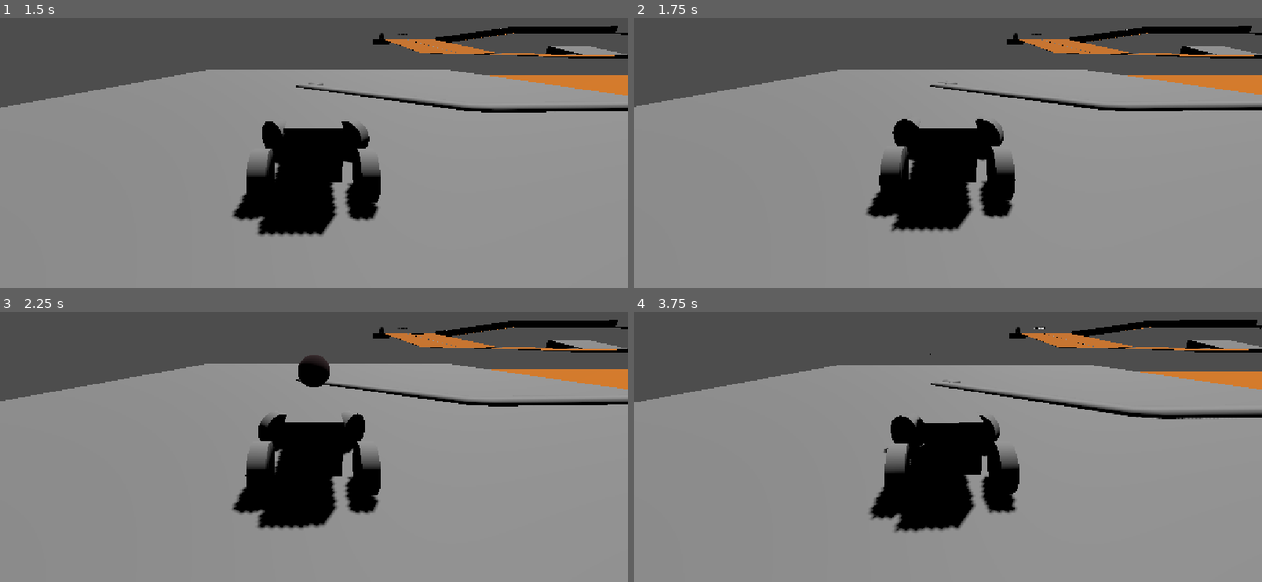
Above: before the commit, frames 1-4 (two rows, left to right).
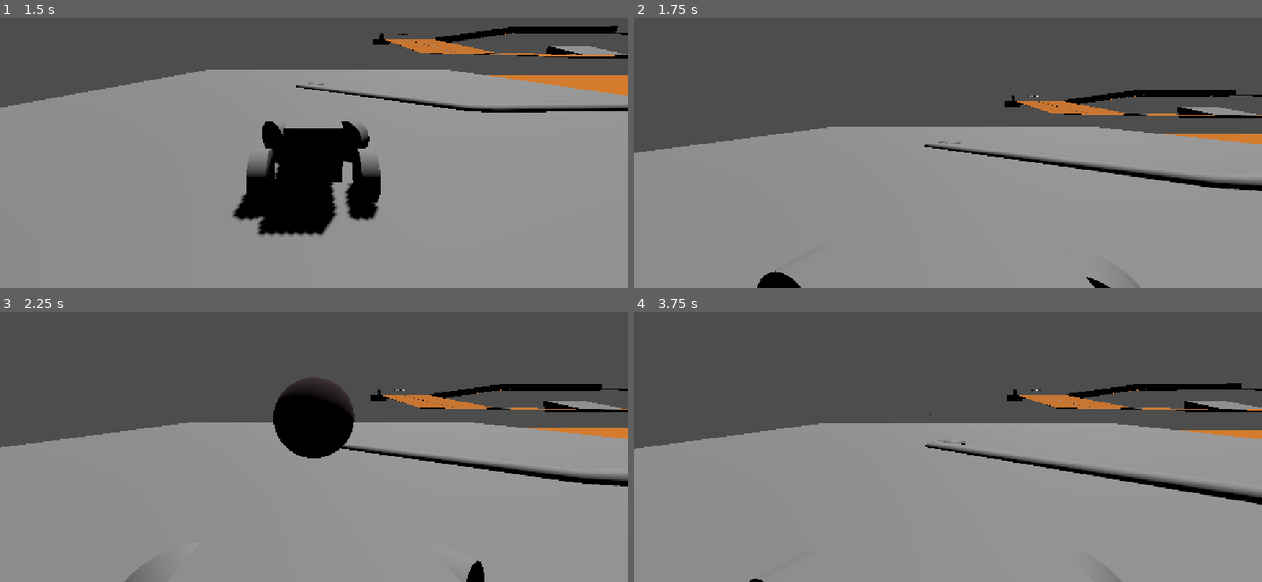
Above: after the commit, the same moments.

Repository: MauroEscalante-Hub/Linea-San-Gnomo
Game: Godot game, scene res://Escenas/grayboxing/grayboxing_escenario1.tscn
Same seed, same stepped clock (60 frames per second), same inputs: the game is played once before the commit and once after it.
Inputs (mouse positions are in pixels of both pictures, inside the frame that each line leads up to):
- Up to frame 1 (1.5 s): move the mouse to (452, 93) at 0.52 s; hold D (derecha) 0.53-1.28 s; right-click (452, 93) at 0.6 s; move the mouse to (188, 128) at 1.27 s; hold A (izquierda) from 1.28 s (still down); tap E (cambiar_de_auto) at 1.35 s
- Up to frame 2 (1.75 s): keep holding A (izquierda); right-click (822, 128) at 1.55 s
- Up to frame 3 (2.25 s): move the mouse to (376, 328) at 2.02 s; release A (izquierda) at 2.03 s; press the mouse at (376, 328) at 2.03 s; hold D (derecha) from 2.03 s (still down)
- Up to frame 4 (3.75 s): right-click (1010, 328) at 2.3 s; move the mouse to (916, 476) at 2.77 s; release D (derecha) at 2.78 s; release the mouse at (916, 476) at 2.78 s; hold W (avanzar) 2.78-3.53 s; tap S (frenar) at 2.85 s; right-click (916, 476) at 3.05 s; move the mouse to (1136, 457) at 3.52 s; hold A (izquierda) from 3.53 s (still down); tap Middle mouse button (gancho) at 3.6 s

Frame 1 is identical in both runs. In frame 2, 31% of the frame differs, in the area x 0-100%, y 2-100%; in frame 3, 30%; in frame 4, 31%.

Commit message:
Correcciones de apuntado

Diff:
--- a/escenas/componentes/camara/camara.gd
+++ b/escenas/componentes/camara/camara.gd
@@ -6,7 +6,7 @@
 
 @onready var spring_arm: SpringArm3D = $SpringArm3D
 @onready var camera_3d: Camera3D = $SpringArm3D/Camera3D
-
+@onready var camara_2= $Camera2
 var direccion = Vector3.FORWARD
 
 
@@ -29,10 +29,19 @@
 func _physics_process(delta: float) -> void:
 	var current_velocity = player.linear_velocity
 	current_velocity.y = 0
-
+	if Input.is_action_just_pressed("apuntar"):
+		_cambio()
 	if current_velocity.length() > 0.1:
 		direccion = lerp(direccion, current_velocity.normalized(), smooth_speed * delta)
 	global_transform.basis = get_relations_from_direction(direccion)
+
+func _cambio():
+
+	camara_2.visible = not camara_2.visible
+	if camara_2.visible:
+		camara_2.make_current()
+	else:
+		camera_3d.make_current()
 
 
 func get_relations_from_direction(direction: Vector3) -> Basis:
--- a/escenas/componentes/camara/camara.tscn
+++ b/escenas/componentes/camara/camara.tscn
@@ -1,6 +1,6 @@
 [gd_scene format=3 uid="uid://bjanlpui5kawe"]
 
-[ext_resource type="Script" uid="uid://do35iw5b6opss" path="res://escenas/componentes/camara/camara.gd" id="1_hj3ts"]
+[ext_resource type="Script" uid="uid://do35iw5b6opss" path="res://Escenas/componentes/camara/camara.gd" id="1_hj3ts"]
 
 [node name="camara" type="Node3D" unique_id=1265065216]
 script = ExtResource("1_hj3ts")
@@ -9,3 +9,6 @@
 transform = Transform3D(1, 0, 0, 0, 0.9659258, 0.25881904, 0, -0.25881904, 0.9659258, 0, 1.5, 4)
 
 [node name="Camera3D" type="Camera3D" parent="SpringArm3D" unique_id=1865971422]
+
+[node name="Camera2" type="Camera3D" parent="." unique_id=397099821]
+transform = Transform3D(1, 0, 0, 0, 1, 0, 0, 0, 1, 0, 1.1017802, 0.71803474)
--- a/escenas/jugador/jugador.gd
+++ b/escenas/jugador/jugador.gd
@@ -11,6 +11,7 @@
 @onready var movimiento:= $movimiento
 @export var bala : PackedScene
 @onready var camara = $camara
+
 
 func _ready() -> void:
 	area_del_vehiculo.vehiculo_encontrado.connect(_on_vehiculo_encontrado)
--- a/project.godot
+++ b/project.godot
@@ -61,6 +61,11 @@
 "events": [Object(InputEventMouseButton,"resource_local_to_scene":false,"resource_name":"","device":-1,"window_id":0,"a …(257 unchanged characters)…
 ]
 }
+apuntar={
+"deadzone": 0.2,
+"events": [Object(InputEventMouseButton,"resource_local_to_scene":false,"resource_name":"","device":-1,"window_id":0,"alt_pressed":false,"shift_pressed":false,"ctrl_pressed":false,"meta_pressed":false,"button_mask":0,"position":Vector2(0, 0),"global_position":Vector2(0, 0),"factor":1.0,"button_index":2,"canceled":false,"pressed":false,"double_click":false,"script":null)
+]
+}
 
 [physics]
 
Binary file added: Escenas/jugador/mira.png
Not shown, added: Escenas/jugador/mira.png.import
Binary file added: mira.png
Not shown, added: mira.png.import
